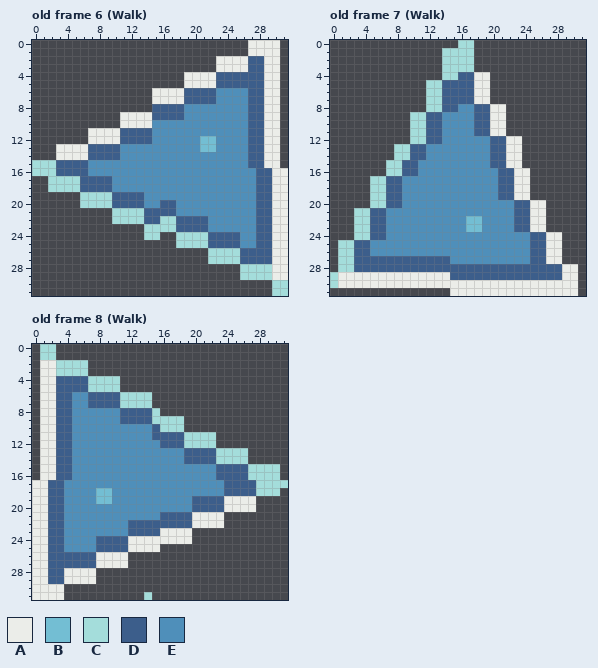
Two states of a pixel-art file, assets/sprites/characters/triangle.aseprite. The picture above was drawn from the file before the commit.
32x32 pixels, 8 frames. Shown: old frame 6 (Walk), old frame 7 (Walk), old frame 8 (Walk).
Palette (. is transparent): A #ebede9  B #73bed3  C #a4dddb  D #3c5e8b  E #4f8fba
Pixels before, old frame 6 (Walk), first column x 0:
 0 ...........................AAAA.
 1 ...........................AAAA.
 2 .......................AAAADDAA.
 3 .......................AAAADDAA.
 4 ...................AAAADDDDDDAA.
 5 ...................AAAADDDDDDAA.
 6 ...............AAAADDDDEEEEDDAA.
 7 ...............AAAADDDDEEEEDDAA.
 8 ...............DDDDEEEEEEEEDDAA.
 9 ...........AAAADDDDEEEEEEEEDDAA.
10 ...........AAAAEEEEEEEEEEEEDDAA.
11 .......AAAADDDDEEEEEEEEEEEEDDAA.
12 .......AAAADDDDEEEEEEBBEEEEDDAA.
13 ...AAAADDDDEEEEEEEEEEBBEEEEDDAA.
14 ...AAAADDDDEEEEEEEEEEEEEEEEDDAA.
15 CCCDDDDEEEEEEEEEEEEEEEEEEEEDDAA.
16 CCCDDDDEEEEEEEEEEEEEEEEEEEEEDDAA
17 ..CCCCDDDDEEEEEEEEEEEEEEEEEEDDAA
18 ..CCCCDDDDEEEEEEEEEEEEEEEEEEDDAA
19 ......CCCCDDDDEEEEEEEEEEEEEEDDAA
20 ......CCCCDDDDEEDDEEEEEEEEEEDDAA
21 ..........CCCCDDDDEEEEEEEEEEDDAA
22 ..........CCCCDDCCDDDDEEEEEEDDAA
23 ..............CCCCDDDDEEEEEEDDAA
24 ..............CC..CCCCDDDDEEDDAA
25 ..................CCCCDDDDEEDDAA
26 ......................CCCCDDDDAA
27 ......................CCCCDDDDAA
28 ..........................CCCCAA
29 ..........................CCCCAA
30 ..............................CC
31 ..............................CC
Pixels before, old frame 7 (Walk), first column x 0:
 0 ................CC.............
 1 ..............CCCC.............
 2 ..............CCCC.............
 3 ..............CCCC.............
 4 ..............CCDDAA...........
 5 ............CCDDDDAA...........
 6 ............CCDDDDAA...........
 7 ............CCDDDDAA...........
 8 ............CCDDEEDDAA.........
 9 ..........CCDDEEEEDDAA.........
10 ..........CCDDEEEEDDAA.........
11 ..........CCDDEEEEDDAA.........
12 ..........CCDDEEEEEEDDAA.......
13 ........CCDDEEEEEEEEDDAA.......
14 ........CCDDEEEEEEEEDDAA.......
15 .......CCDDEEEEEEEEEDDAA.......
16 .......CCDDEEEEEEEEEEDDAA......
17 .....CCDDEEEEEEEEEEEEDDAA......
18 .....CCDDEEEEEEEEEEEEDDAA......
19 .....CCDDEEEEEEEEEEEEDDAA......
20 .....CCDDEEEEEEEEEEEEEEDDAA....
21 ...CCDDEEEEEEEEEEEEEEEEDDAA....
22 ...CCDDEEEEEEEEEEBBEEEEDDAA....
23 ...CCDDEEEEEEEEEEBBEEEEDDAA....
24 ...CCDDEEEEEEEEEEEEEEEEEEDDAA..
25 .CCDDEEEEEEEEEEEEEEEEEEEEDDAA..
26 .CCDDEEEEEEEEEEEEEEEEEEEEDDAA..
27 .CCDDDDDDDDDDDDEEEEEEEEEEDDAA..
28 .CCDDDDDDDDDDDDDDDDDDDDDDDDDDAA
29 CAAAAAAAAAAAAAADDDDDDDDDDDDDDAA
30 CAAAAAAAAAAAAAAAAAAAAAAAAAAAAAA
31 ...............AAAAAAAAAAAAAAAA
Pixels before, old frame 8 (Walk), first column x 0:
 0 .CC.............................
 1 .CC.............................
 2 .AACCCC.........................
 3 .AACCCC.........................
 4 .AADDDDCCCC.....................
 5 .AADDDDCCCC.....................
 6 .AADDEEDDDDCCCC.................
 7 .AADDEEDDDDCCCC.................
 8 .AADDEEEEEEDDDDC................
 9 .AADDEEEEEEDDDDCCCC.............
10 .AADDEEEEEEEEEEDCCC.............
11 .AADDEEEEEEEEEEDDDDCCCC.........
12 .AADDEEEEEEEEEEEDDDCCCC.........
13 .AADDEEEEEEEEEEEEEEDDDDCCCC.....
14 .AADDEEEEEEEEEEEEEEDDDDCCCC.....
15 .AADDEEEEEEEEEEEEEEEEEEDDDDCCCC.
16 .AADDEEEEEEEEEEEEEEEEEEDDDDCCCC.
17 AADDEEEEEEEEEEEEEEEEEEEEDDDDCCCC
18 AADDEEEEBBEEEEEEEEEEEEEEDDDDCCC.
19 AADDEEEEBBEEEEEEEEEEDDDDAAAA....
20 AADDEEEEEEEEEEEEEEEEDDDDAAAA....
21 AADDEEEEEEEEEEEEDDDDAAAA........
22 AADDEEEEEEEEDDDDDDDDAAAA........
23 AADDEEEEEEEEDDDDAAAA............
24 AADDEEEEDDDDAAAAAAAA............
25 AADDEEEEDDDDAAAA................
26 AADDDDDDAAAA....................
27 AADDDDDDAAAA....................
28 AADDAAAA........................
29 AADDAAAA........................
30 AAAA............................
31 AAAA..........C.................
After the commit:
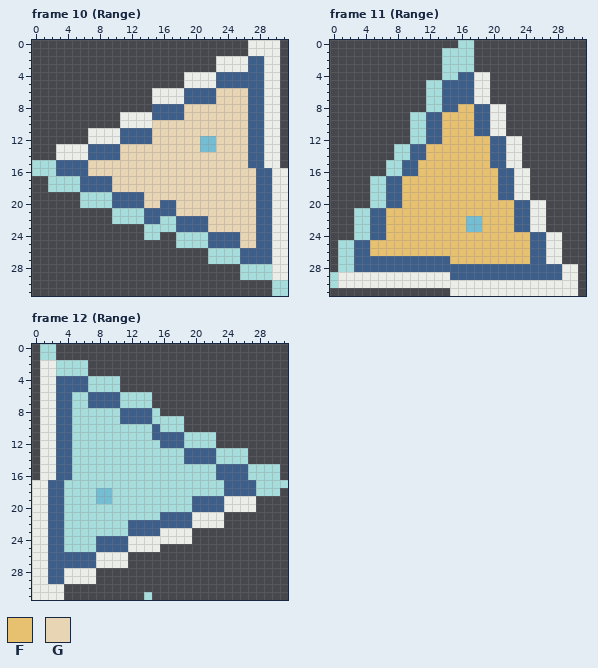
Colours new in this view: F #e8c170  G #e7d5b3
A new or re-ordered frame is compared with the old frame closest to it.
Edits made:
frames 8 -> 12
Frame 10 (Range) is new; against old frame 6 (Walk):
y 6..7: x 23..26 EEEE -> GGGG
y 8..9: x 19..26 EEEEEEEE -> GGGGGGGG
y 10..11: x 15..26 EEEEEEEEEEEE -> GGGGGGGGGGGG
y 12: x 15..20 EEEEEE -> GGGGGG; x 23..26 EEEE -> GGGG
y 13: x 11..20 EEEEEEEEEE -> GGGGGGGGGG; x 23..26 EEEE -> GGGG
y 14: x 11..26 EEEEEEEEEEEEEEEE -> GGGGGGGGGGGGGGGG
y 15: x 7..26 EEEEEEEEEEEEEEEEEEEE -> GGGGGGGGGGGGGGGGGGGG
y 16: x 7..27 EEEEEEEEEEEEEEEEEEEEE -> GGGGGGGGGGGGGGGGGGGGG
y 17..18: x 10..27 EEEEEEEEEEEEEEEEEE -> GGGGGGGGGGGGGGGGGG
y 19: x 14..27 EEEEEEEEEEEEEE -> GGGGGGGGGGGGGG
y 20: x 14..15 EE -> GG; x 18..27 EEEEEEEEEE -> GGGGGGGGGG
y 21: x 18..27 EEEEEEEEEE -> GGGGGGGGGG
y 22..23: x 22..27 EEEEEE -> GGGGGG
y 24..25: x 26..27 EE -> GG
Frame 11 (Range) is new; against old frame 7 (Walk):
y 8: x 16..17 EE -> FF
y 9..11: x 14..17 EEEE -> FFFF
y 12: x 14..19 EEEEEE -> FFFFFF
y 13..14: x 12..19 EEEEEEEE -> FFFFFFFF
y 15: x 11..19 EEEEEEEEE -> FFFFFFFFF
y 16: x 11..20 EEEEEEEEEE -> FFFFFFFFFF
y 17..19: x 9..20 EEEEEEEEEEEE -> FFFFFFFFFFFF
y 20: x 9..22 EEEEEEEEEEEEEE -> FFFFFFFFFFFFFF
y 21: x 7..22 EEEEEEEEEEEEEEEE -> FFFFFFFFFFFFFFFF
y 22..23: x 7..16 EEEEEEEEEE -> FFFFFFFFFF; x 19..22 EEEE -> FFFF
y 24: x 7..24 EEEEEEEEEEEEEEEEEE -> FFFFFFFFFFFFFFFFFF
y 25..26: x 5..24 EEEEEEEEEEEEEEEEEEEE -> FFFFFFFFFFFFFFFFFFFF
y 27: x 15..24 EEEEEEEEEE -> FFFFFFFFFF
Frame 12 (Range) is new; against old frame 8 (Walk):
y 6..7: x 5..6 EE -> CC
y 8..9: x 5..10 EEEEEE -> CCCCCC
y 10..11: x 5..14 EEEEEEEEEE -> CCCCCCCCCC
y 12: x 5..15 EEEEEEEEEEE -> CCCCCCCCCCC
y 13..14: x 5..18 EEEEEEEEEEEEEE -> CCCCCCCCCCCCCC
y 15..16: x 5..22 EEEEEEEEEEEEEEEEEE -> CCCCCCCCCCCCCCCCCC
y 17: x 4..23 EEEEEEEEEEEEEEEEEEEE -> CCCCCCCCCCCCCCCCCCCC
y 18: x 4..7 EEEE -> CCCC; x 10..23 EEEEEEEEEEEEEE -> CCCCCCCCCCCCCC
y 19: x 4..7 EEEE -> CCCC; x 10..19 EEEEEEEEEE -> CCCCCCCCCC
y 20: x 4..19 EEEEEEEEEEEEEEEE -> CCCCCCCCCCCCCCCC
y 21: x 4..15 EEEEEEEEEEEE -> CCCCCCCCCCCC
y 22..23: x 4..11 EEEEEEEE -> CCCCCCCC
y 24..25: x 4..7 EEEE -> CCCC
Pixel boxes of the changes (left, top, right, bottom) in both pictures:
changed: (88, 88, 256, 248)
changed: (370, 104, 530, 264)
changed: (64, 392, 224, 552)
